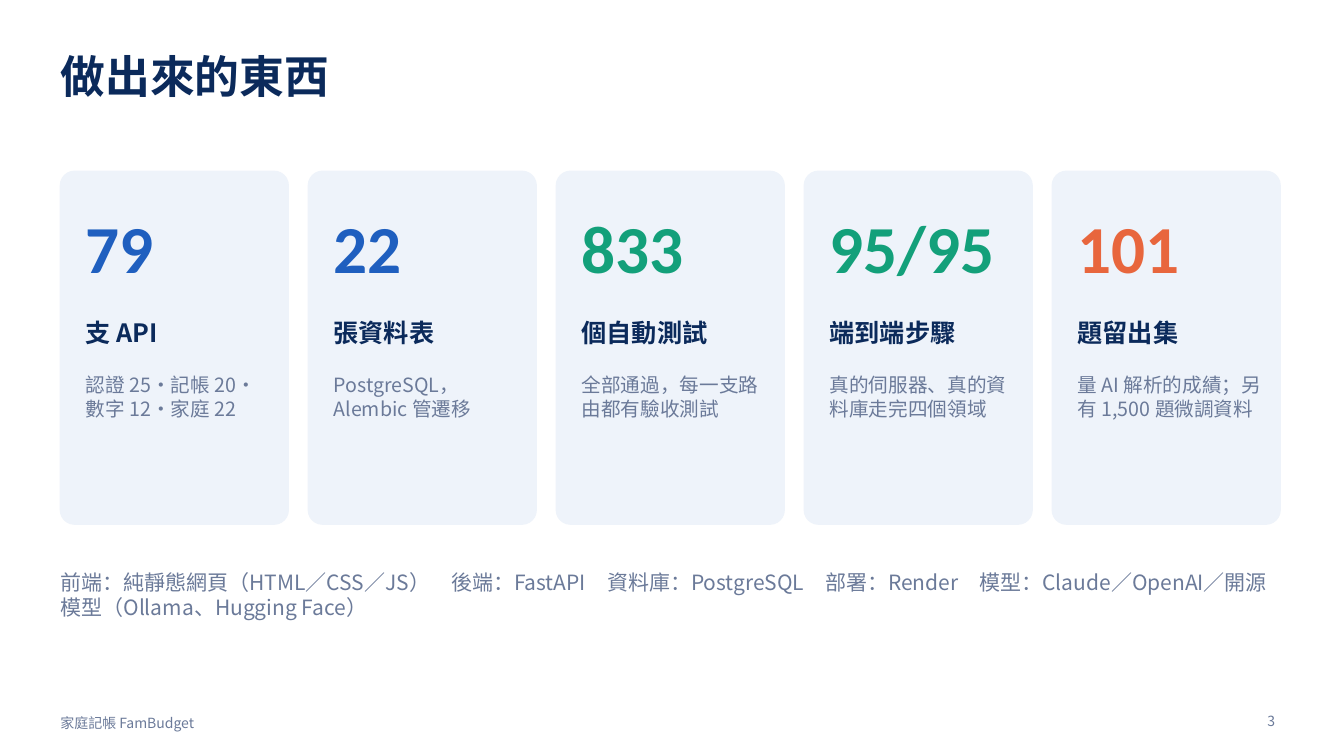
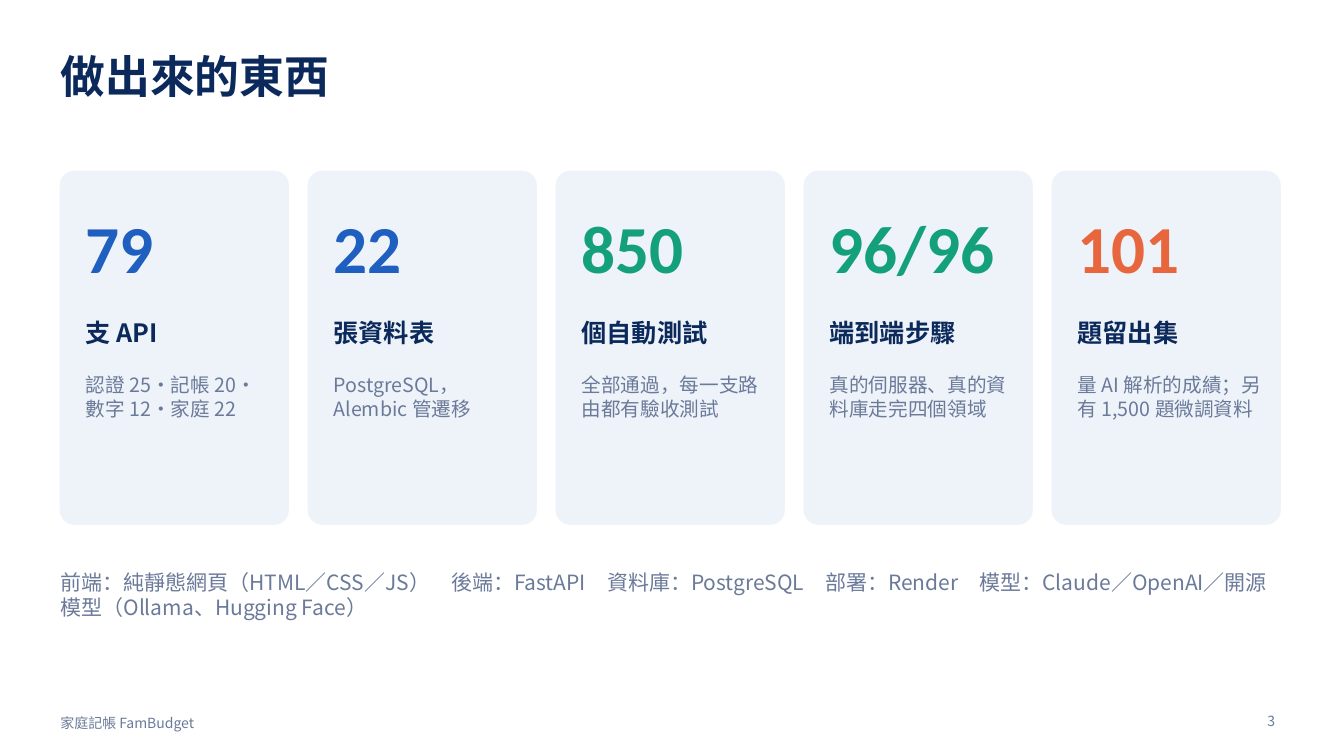
Before and after one commit to cbes502034/final_project, a slide deck: slide 3 of report/家庭記帳_期末報告.pptx. Drawn at 1344x756 pixels with LibreOffice and Linux fonts; fonts in the diff are those of the drawing. Boxes give left, top, right and bottom in pixels: in the first picture for what was removed or moved away, otherwise in the second. Text is boxed around its words. In the diff, an @@ line names an element or a change of style, - is before the commit and + after.

```diff
--- a/report/家庭記帳_期末報告.pptx
+++ b/report/家庭記帳_期末報告.pptx
@@ text at (582, 226, 684, 274): text changed @@
-833
+850
@@ text at (830, 226, 995, 276): text changed @@
-95/95
+96/96
```
Also in this commit, not shown: 3 other slides changed, 2 slides added, 20 other files.
